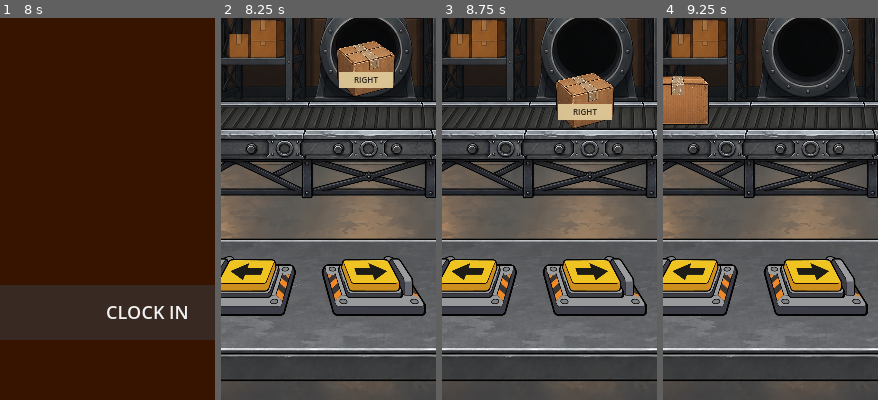
Above: before the commit, frames 1-4 (left to right).
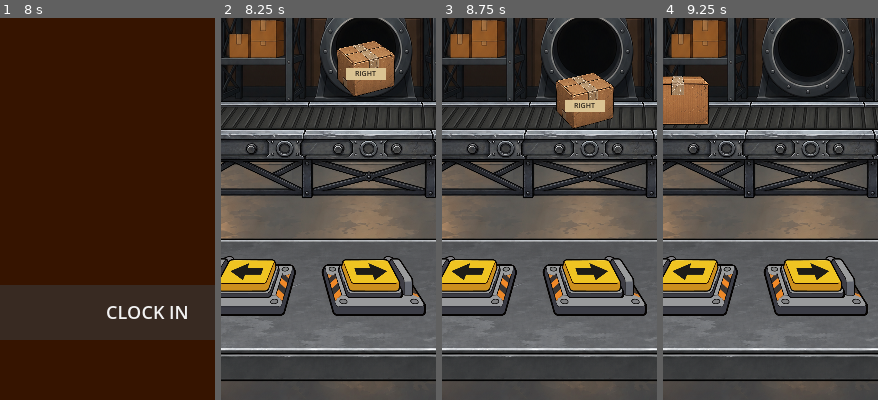
Above: after the commit, the same moments.

Repository: patrickcallahancomedy/comedian
Game: Godot game, scene res://scenes/story/opening_story.tscn
The game is run twice, just before and just after one commit, with the same random seed, the same clock (stepped at 60 frames per second) and the same inputs.
Inputs (mouse positions are % of the whole screen's width and height, from its top left):
- Up to frame 1 (8 s): click "CONTINUE" at 0.5 s; click "CONTINUE" at 1.25 s; click "CONTINUE" at 2 s; tap Enter at 2.75, 6.5 s; tap Space at 3.5, 7.25 s; click "CONTINUE" at 4.25 s; click "CONTINUE" at 5 s; click "CONTINUE" at 5.75 s
- Up to frame 2 (8.25 s): click "CLOCK IN" at 8 s
- Up to frame 3 (8.75 s): no input
- Up to frame 4 (9.25 s): click (22, 84) at 8.75 s
The pictures show only the part of the screen within x 16-66%, y 50-100%; the shares and areas given below are measured in that part.

Frame 1 is identical in both runs. In frame 2, 1.0% of the frame differs, in the area x 54-80%, y 13-19%; in frame 3, 1.0%; in frame 4, nothing differs.

Commit message:
Shrink and raise box destination tag

Diff:
--- a/godot/scenes/boxes/boxes_module.tscn
+++ b/godot/scenes/boxes/boxes_module.tscn
@@ -139,10 +139,10 @@
 
 [node name="DestinationTag" type="ColorRect" parent="GameplayLayer/BoxCurrent"]
 layout_mode = 0
-offset_left = 8.0
-offset_top = 38.0
-offset_right = 62.0
-offset_bottom = 54.0
+offset_left = 15.0
+offset_top = 34.0
+offset_right = 55.0
+offset_bottom = 46.0
 mouse_filter = 2
 color = Color(0.87, 0.78, 0.59, 0.96)
 
@@ -155,7 +155,7 @@
 grow_vertical = 2
 mouse_filter = 2
 theme_override_colors/font_color = Color(0.16, 0.13, 0.1, 1)
-theme_override_font_sizes/font_size = 8
+theme_override_font_sizes/font_size = 7
 text = "LEFT"
 horizontal_alignment = 1
 vertical_alignment = 1
